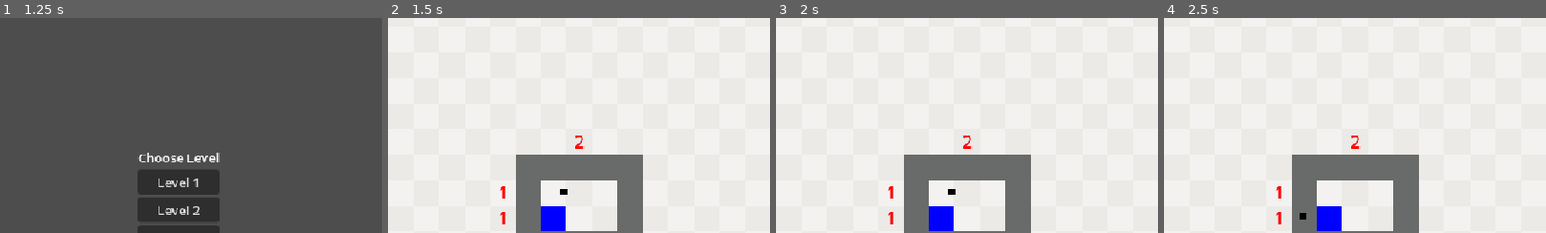
Above: before the commit, frames 1-4 (left to right).
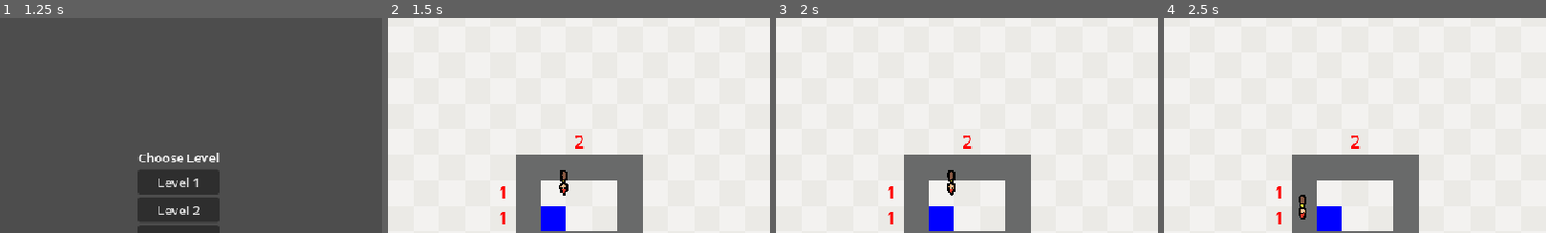
Above: after the commit, the same moments.

Repository: btoosey/Godot-Wild-Jam-99
Game: Godot game, scene res://scenes/main/main.tscn
The game is run twice, just before and just after one commit, with the same random seed, the same clock (stepped at 60 frames per second) and the same inputs.
Inputs:
- Up to frame 1 (1.25 s): click "Start Game" at 0.5 s
- Up to frame 2 (1.5 s): click "Level 1" at 1.25 s
- Up to frame 3 (2 s): no input
- Up to frame 4 (2.5 s): click "Red" at 2 s
The pictures show only the part of the screen within x 27-77%, y 4-54%; the shares and areas given below are measured in that part.

Frame 1 is identical in both runs. In frame 2, 0.2% of the frame differs, in the area x 44-48%, y 70-83%; in frame 3, 0.2%; in frame 4, 0.2%.

Commit message:
ADD: paintbrush sprite and changing colours

Diff:
--- a/scenes/paintbrush/paintbrush.gd
+++ b/scenes/paintbrush/paintbrush.gd
@@ -13,6 +13,7 @@
 @export var combine_time: float = 0.4
 @export var blend_time: float = 0.8
 
+@onready var skin: Sprite2D = $Visuals/Skin
 @onready var palette: Node2D = $Palette
 @onready var walls: TileMapLayer = $"../Tilemaps/Walls"
 @onready var red_layer: TileMapLayer = $"../Tilemaps/PaintRed"
@@ -56,10 +57,12 @@
 func _unhandled_input(event: InputEvent) -> void:
 	if event.is_action_pressed("paint"):
 		paint_button_held = true
+		skin.region_rect.position += Vector2(32, 0)
 		if player.grid_mover.is_moving:
 			return
 		_try_paint()
 	elif event.is_action_released("paint"):
+		skin.region_rect.position -= Vector2(32, 0)
 		paint_button_held = false
 
 	elif event.is_action_pressed("erase"):
@@ -137,6 +140,13 @@
 
 func set_colour(primary: int) -> void:
 	palette.current_paint_colour = primary
+	match primary:
+		1:
+			skin.region_rect.position = Vector2(0, 0)
+		2:
+			skin.region_rect.position = Vector2(0, 32)
+		_:
+			skin.region_rect.position = Vector2(0, 64)
 	_update_view()
 
 
--- a/scenes/paintbrush/paintbrush.tscn
+++ b/scenes/paintbrush/paintbrush.tscn
@@ -2,23 +2,19 @@
 
 [ext_resource type="Script" uid="uid://d04jak1mjbxv5" path="res://scripts/components/paintbrush/orbiter_component.gd" id="1_cunj8"]
 [ext_resource type="Script" uid="uid://7342oojnfrt2" path="res://scenes/paintbrush/paintbrush.gd" id="1_y05g2"]
+[ext_resource type="Texture2D" uid="uid://n836x4yv7khl" path="res://assets/tilemaps/paintbrush/paintbrush.png" id="2_4dnrm"]
 [ext_resource type="Script" uid="uid://deod6ldc4livn" path="res://scenes/paintbrush/palette.gd" id="3_iig8r"]
-
-[sub_resource type="Gradient" id="Gradient_b4ab7"]
-colors = PackedColorArray(0, 0, 0, 1, 0, 0, 0, 1)
-
-[sub_resource type="GradientTexture2D" id="GradientTexture2D_lynmg"]
-gradient = SubResource("Gradient_b4ab7")
-width = 8
-height = 8
 
 [node name="Paintbrush" type="Node2D" unique_id=677155198]
 script = ExtResource("1_y05g2")
 
 [node name="Visuals" type="CanvasGroup" parent="." unique_id=381405899]
+position = Vector2(0, -11)
 
-[node name="Sprite2D" type="Sprite2D" parent="Visuals" unique_id=939593555]
-texture = SubResource("GradientTexture2D_lynmg")
+[node name="Skin" type="Sprite2D" parent="Visuals" unique_id=939593555]
+texture = ExtResource("2_4dnrm")
+region_enabled = true
+region_rect = Rect2(0, 0, 32, 32)
 
 [node name="OrbiterComponent" type="Node2D" parent="." unique_id=1447300622 node_paths=PackedStringArray("target")]
 script = ExtResource("1_cunj8")
Binary file added: assets/tilemaps/paintbrush/paintbrush.png
Not shown, added: assets/tilemaps/paintbrush/paintbrush.png.import
